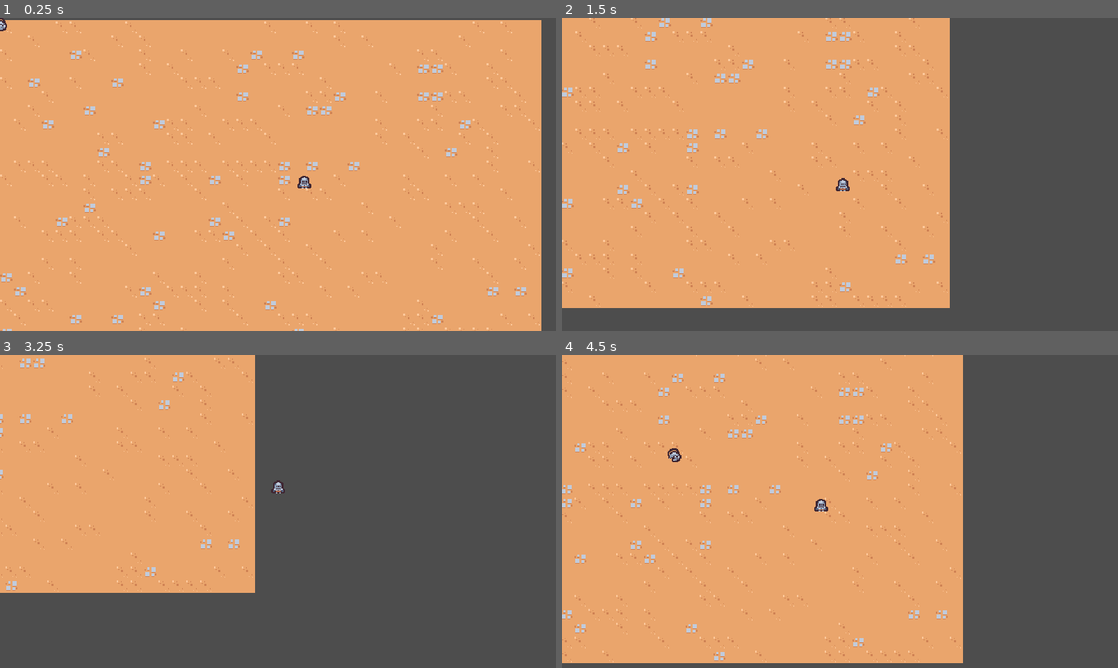
Above: before the commit, frames 1-4 (two rows, left to right).
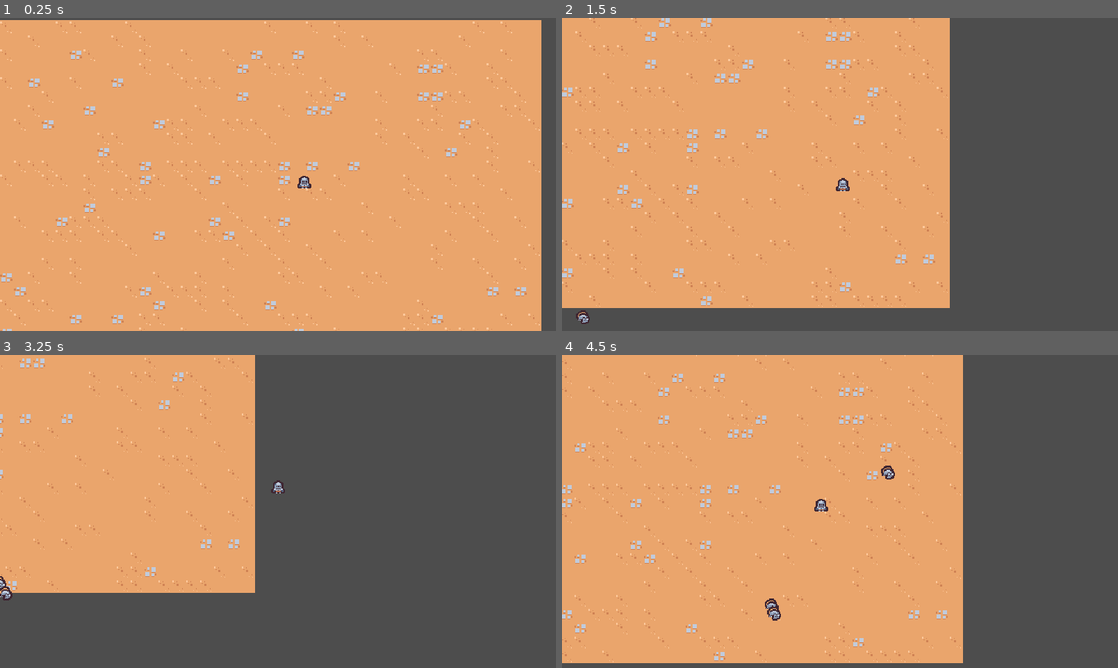
Above: after the commit, the same moments.

Repository: emyasnikov/2d-survivor-course
Game: Godot game, scene res://scenes/main/main.tscn
Two runs of this game, one before a commit and one after it. Both use one fixed random seed, a clock stepped at 60 frames per second and the inputs below.
Inputs:
- Up to frame 1 (0.25 s): no input
- Up to frame 2 (1.5 s): hold D (move_right) 0.53-1.28 s; hold S (move_down) from 1.28 s (still down)
- Up to frame 3 (3.25 s): release S (move_down) at 2.03 s; hold D (move_right) 2.03-2.78 s; hold W (move_up) from 2.78 s (still down)
- Up to frame 4 (4.5 s): release W (move_up) at 3.53 s; hold A (move_left) from 3.53 s (still down)

The runs differ from the first frame. In frame 1, less than 0.1% of the frame differs, in the area x 0-2%, y 0-5%; in frame 2, less than 0.1%; in frame 3, 0.1%; in frame 4, 0.3%, in the area x 19-60%, y 29-85%.

Commit message:
Added enemy manager.

Diff:
--- a/scenes/main/main.tscn
+++ b/scenes/main/main.tscn
@@ -1,11 +1,13 @@
 [gd_scene load_steps=5 format=3 uid="uid://bmkihci0xqms6"]
 
+[ext_resource type="PackedScene" uid="uid://brsf7h5rvgryy" path="res://scenes/managers/enemy_manager/enemy_manager.tscn" id="1_nynn7"]
 [ext_resource type="TileSet" uid="uid://bxmsbr4bypq82" path="res://resources/tileset.tres" id="1_t2c00"]
 [ext_resource type="PackedScene" uid="uid://7a461u84owoo" path="res://scenes/player/player.tscn" id="1_tt8dn"]
 [ext_resource type="PackedScene" uid="uid://bxap55b5g3oh7" path="res://scenes/game_camera/game_camera.tscn" id="1_vp82b"]
-[ext_resource type="PackedScene" uid="uid://cofu5vmxw61ny" path="res://scenes/basic_enemy/basic_enemy.tscn" id="4_k8rnk"]
 
 [node name="Main" type="Node"]
+
+[node name="EnemyManager" parent="." instance=ExtResource("1_nynn7")]
 
 [node name="GameCamera" parent="." instance=ExtResource("1_vp82b")]
 
@@ -16,5 +18,3 @@
 
 [node name="Player" parent="." instance=ExtResource("1_tt8dn")]
 position = Vector2(367, 194)
-
-[node name="BasicEnemy" parent="." instance=ExtResource("4_k8rnk")]
--- /dev/null
+++ b/scenes/managers/enemy_manager/enemy_manager.gd
@@ -0,0 +1,23 @@
+extends Node
+
+const SPAWN_RADIUS = 340
+
+@export var basic_enemy_scene: PackedScene
+
+# Called when the node enters the scene tree for the first time.
+func _ready():
+    pass # Replace with function body.
+
+
+func _on_timer_timeout():
+    var player = get_tree().get_first_node_in_group("player") as Node2D
+
+    if player == null:
+        return
+
+    var random_direction = Vector2.RIGHT.rotated(randf_range(0, TAU))
+    var spawn_position = player.global_position + (random_direction * SPAWN_RADIUS)
+    var enemy = basic_enemy_scene.instantiate() as Node2D
+
+    get_parent().add_child(enemy)
+    enemy.global_position = spawn_position
--- /dev/null
+++ b/scenes/managers/enemy_manager/enemy_manager.tscn
@@ -0,0 +1,13 @@
+[gd_scene load_steps=3 format=3 uid="uid://brsf7h5rvgryy"]
+
+[ext_resource type="Script" path="res://scenes/managers/enemy_manager/enemy_manager.gd" id="1_ftnct"]
+[ext_resource type="PackedScene" uid="uid://cofu5vmxw61ny" path="res://scenes/basic_enemy/basic_enemy.tscn" id="2_n4jdm"]
+
+[node name="EnemyManager" type="Node"]
+script = ExtResource("1_ftnct")
+basic_enemy_scene = ExtResource("2_n4jdm")
+
+[node name="Timer" type="Timer" parent="."]
+autostart = true
+
+[connection signal="timeout" from="Timer" to="." method="_on_timer_timeout"]
